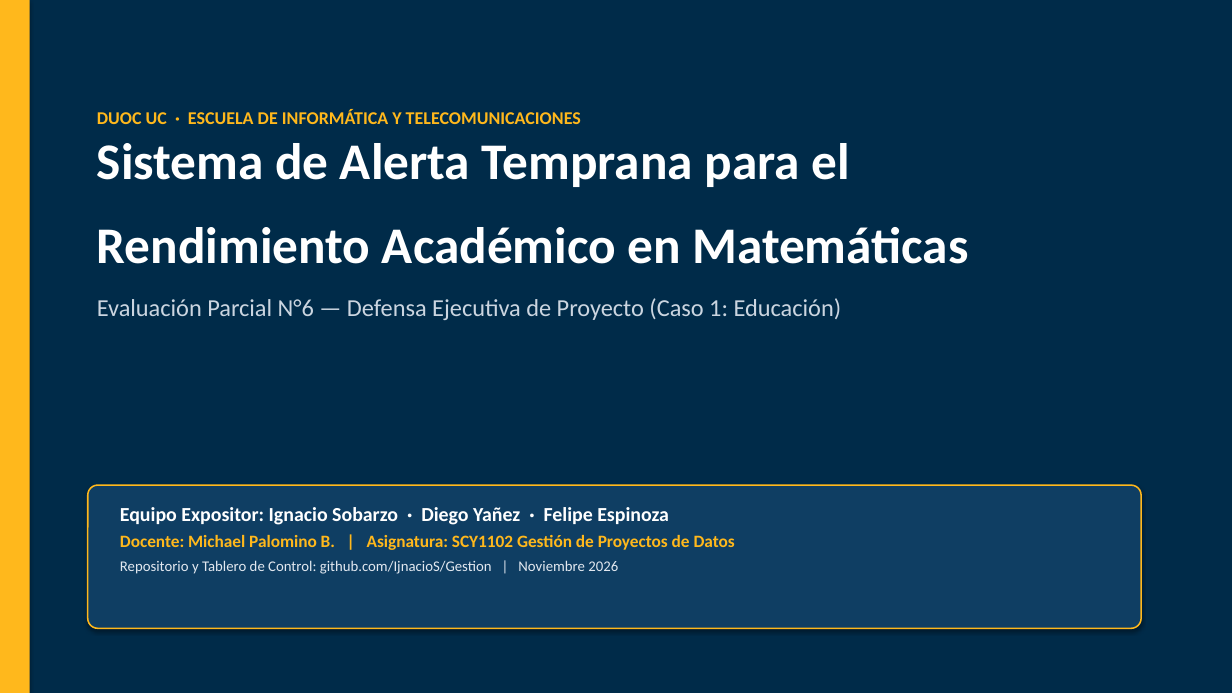
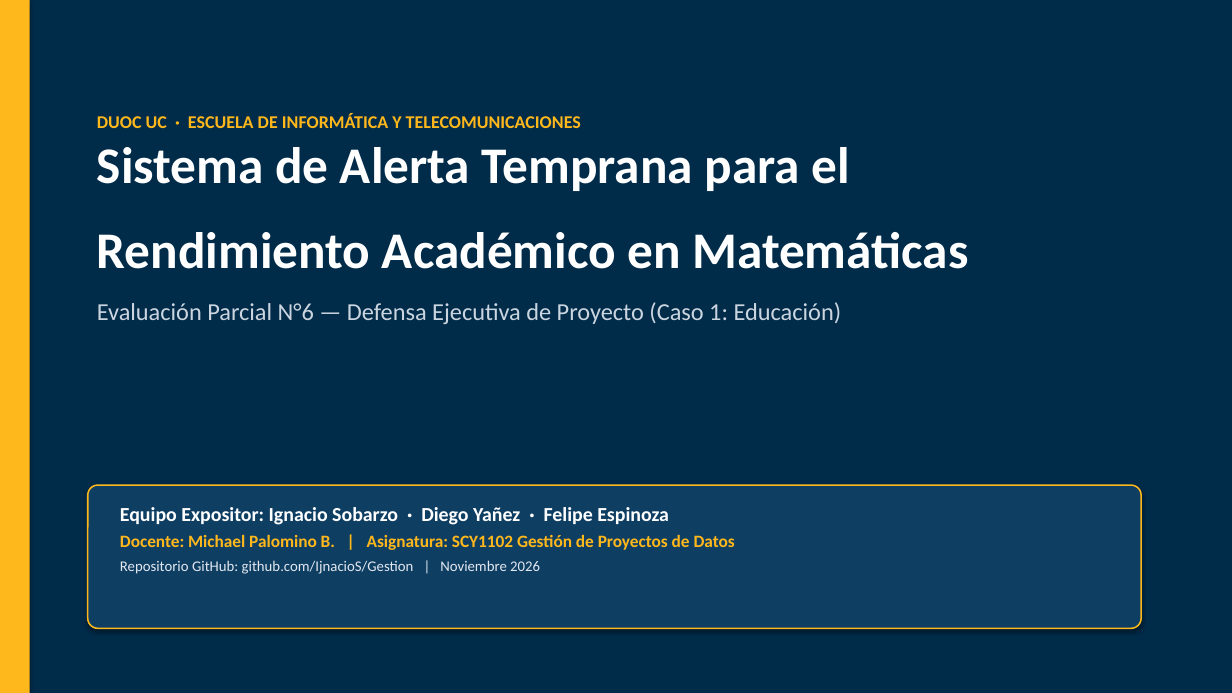
Before and after one commit to IjnacioS/Gestion, a slide deck: slide 1 of docs/entregables/Presentacion_EP6_Caso1_Matematicas.pptx. Drawn at 1232x693 pixels with LibreOffice and Linux fonts; fonts in the diff are those of the drawing. Boxes give left, top, right and bottom in pixels: in the first picture for what was removed or moved away, otherwise in the second. Text is boxed around its words. In the diff, an @@ line names an element or a change of style, - is before the commit and + after.

```diff
--- a/docs/entregables/Presentacion_EP6_Caso1_Matematicas.pptx
+++ b/docs/entregables/Presentacion_EP6_Caso1_Matematicas.pptx
@@ text "DUOC UC · ESCUELA DE ...": place and size @@
-text "DUOC UC · ESCUELA DE ..." at [97, 109, 968, 320]
+text "DUOC UC · ESCUELA DE ..." at [97, 114, 968, 324]
@@ text at [120, 560, 540, 574]: text changed @@
-Repositorio y Tablero de Control: github.com/IjnacioS/Gestion | Noviembre 2026
+Repositorio GitHub: github.com/IjnacioS/Gestion | Noviembre 2026
```
Also in this commit, not shown: 8 other slides changed, 1 slide added, 2 slides removed, 5 other files.
